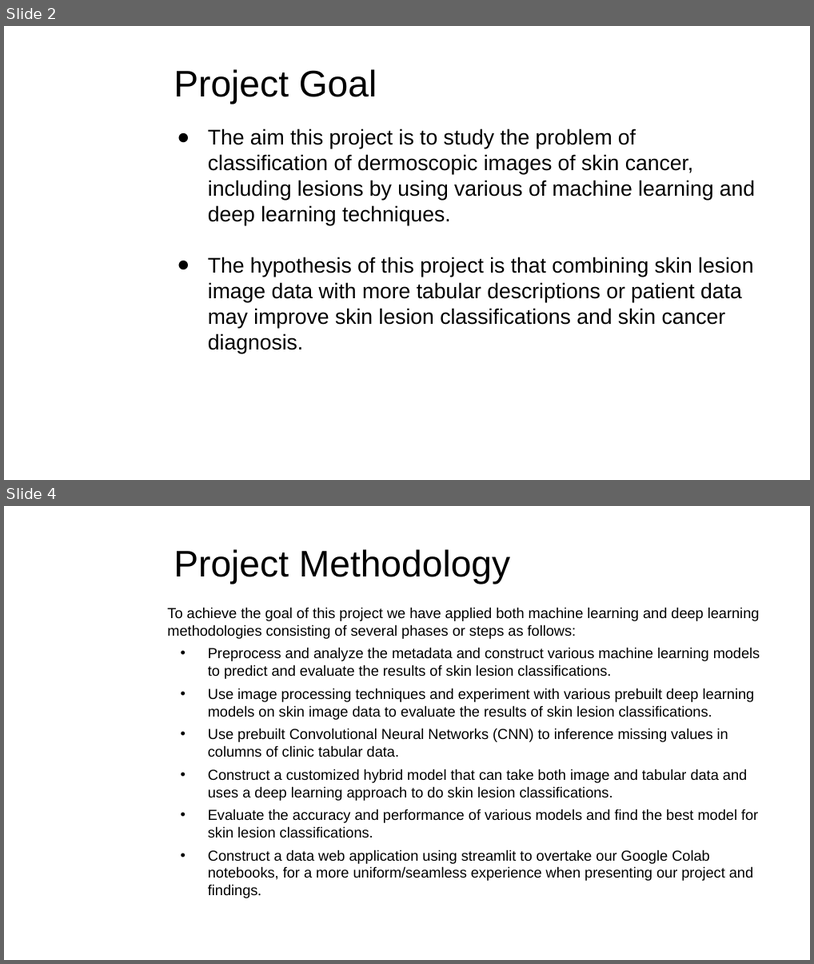
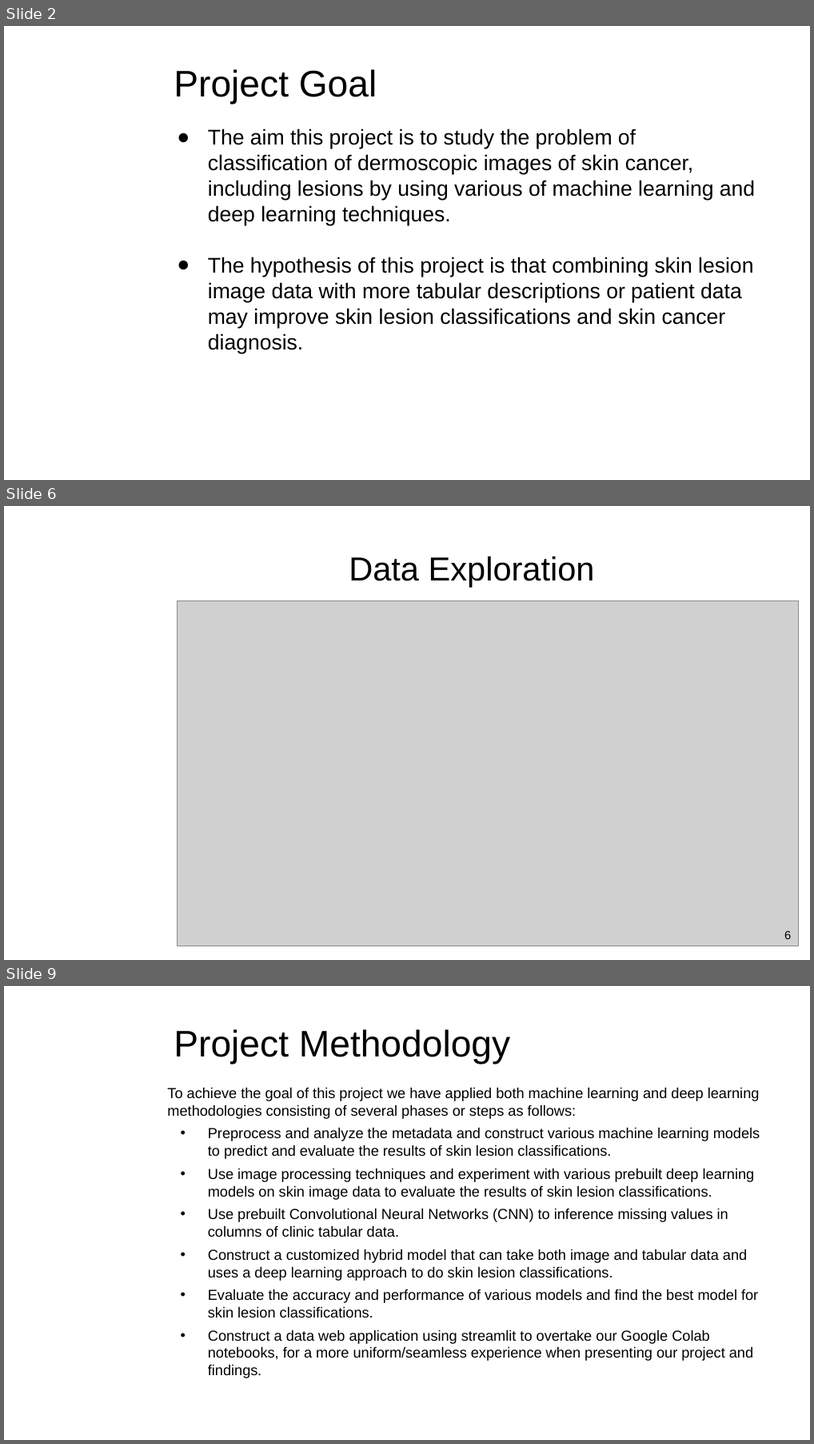
Before and after one commit to yunpengliDataScience/Skin_Cancer_ML_DL, a slide deck: Progress/Phase3/DATA_606_PhaseIII_Final.pptx. Shown one above the other, each under a label of ours: slides 2 and 4 before the commit, slides 2, 6 and 9 after it; the slides between them are not shown. The pictures are 814x964 and 814x1444 pixels, drawn with LibreOffice and Linux fonts; fonts in the diff are those of the drawing; grey boxes stand for pictures; background and template pictures are left out. Boxes give left, top, right and bottom in pixels: in the first picture for what was removed or moved away, otherwise in the second. Text is boxed around its words. In the diff, an @@ line names an element or a change of style, - is before the commit and + after.

```diff
--- a/Progress/Phase3/DATA_606_PhaseIII_Final.pptx
+++ b/Progress/Phase3/DATA_606_PhaseIII_Final.pptx
@@ slide 6 added at bbox=[4, 506, 810, 960], background picture (left out) @@
@@ title added at bbox=[349, 556, 595, 587], 29.7 pt, text #000000 @@
+Data Exploration
@@ picture added at bbox=[178, 601, 799, 946] @@
@@ page number added at bbox=[785, 930, 791, 939], 10.5 pt, text #000000 @@
+6
@@ what was slide 4 is now slide 9 @@
```
Also in this commit, not shown: 3 slides changed, 5 other slides added.
